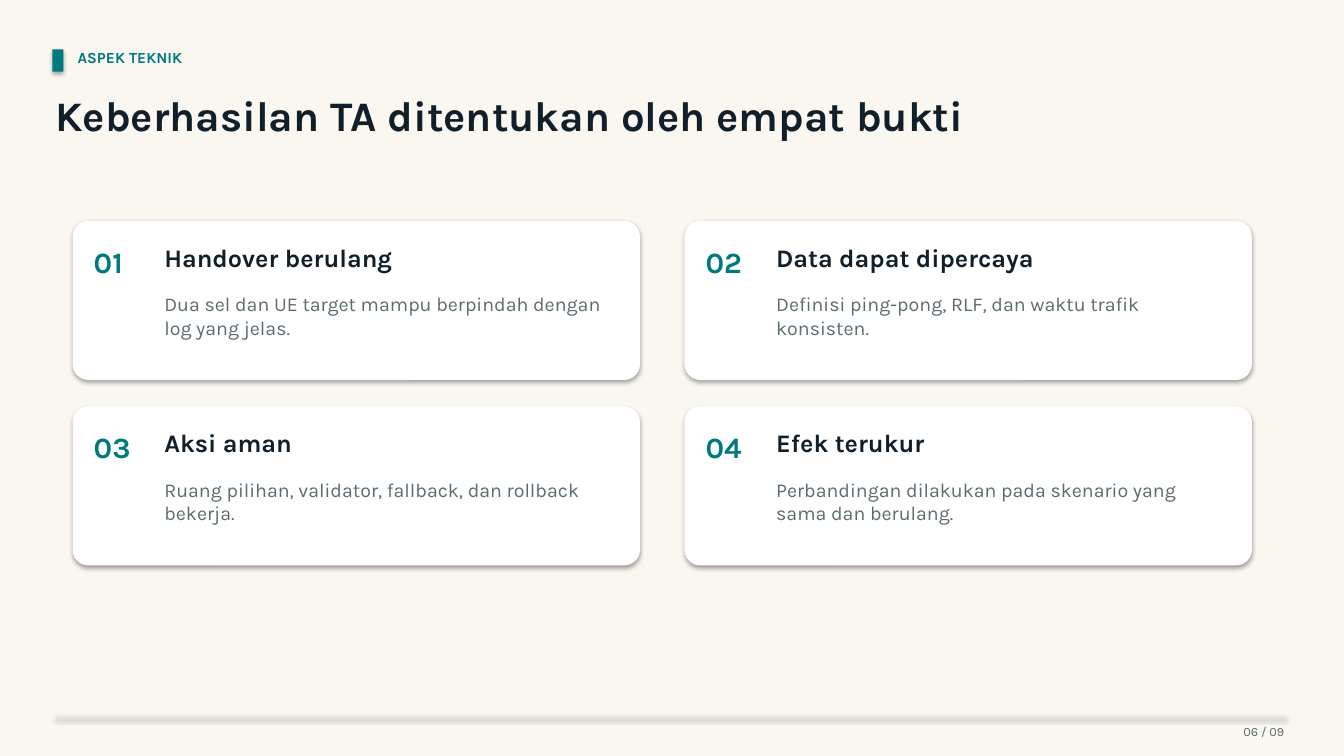
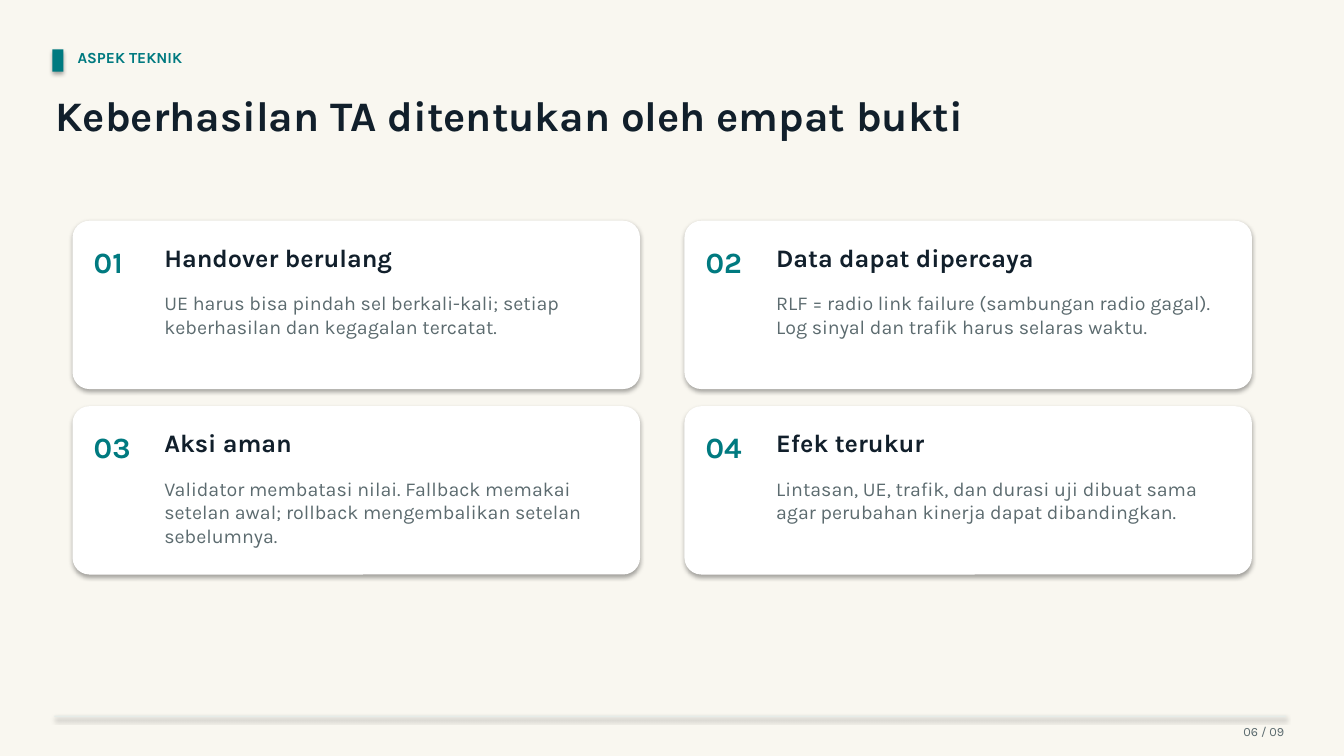
Before and after one commit to Neiljustiin/Codex-Cloud, a slide deck: slide 6 of Pitchdeck_TA_Supervisory_Agent_Alternatif.pptx. Drawn at 1344x756 pixels with LibreOffice and Linux fonts; fonts in the diff are those of the drawing. Boxes give left, top, right and bottom in pixels: in the first picture for what was removed or moved away, otherwise in the second. Text is boxed around its words. In the diff, an @@ line names an element or a change of style, - is before the commit and + after.

```diff
--- a/Pitchdeck_TA_Supervisory_Agent_Alternatif.pptx
+++ b/Pitchdeck_TA_Supervisory_Agent_Alternatif.pptx
@@ rounded rectangle: place and size @@
-rounded rectangle at (73,221,640,380)
+rounded rectangle at (73,221,640,389)
@@ rounded rectangle: place and size @@
-rounded rectangle at (685,221,1252,380)
+rounded rectangle at (685,221,1252,389)
@@ text at (164,296,559,339): text changed @@
-Dua sel dan UE target mampu berpindah dengan log yang jelas.
+UE harus bisa pindah sel berkali-kali; setiap keberhasilan dan kegagalan tercatat.
@@ text at (776,296,1210,339): text changed @@
-Definisi ping-pong, RLF, dan waktu trafik konsisten.
+RLF = radio link failure (sambungan radio gagal). Log sinyal dan trafik harus selaras waktu.
@@ rounded rectangle: place and size @@
-rounded rectangle at (73,406,640,566)
+rounded rectangle at (73,406,640,575)
@@ rounded rectangle: place and size @@
-rounded rectangle at (685,406,1252,566)
+rounded rectangle at (685,406,1252,575)
@@ text at (164,482,581,548): text changed @@
-Ruang pilihan, validator, fallback, dan rollback bekerja.
+Validator membatasi nilai. Fallback memakai setelan awal; rollback mengembalikan setelan sebelumnya.
@@ text at (776,482,1197,524): text changed @@
-Perbandingan dilakukan pada skenario yang sama dan berulang.
+Lintasan, UE, trafik, dan durasi uji dibuat sama agar perubahan kinerja dapat dibandingkan.
```
Also in this commit, not shown: 6 other slides changed, 1 other file.
